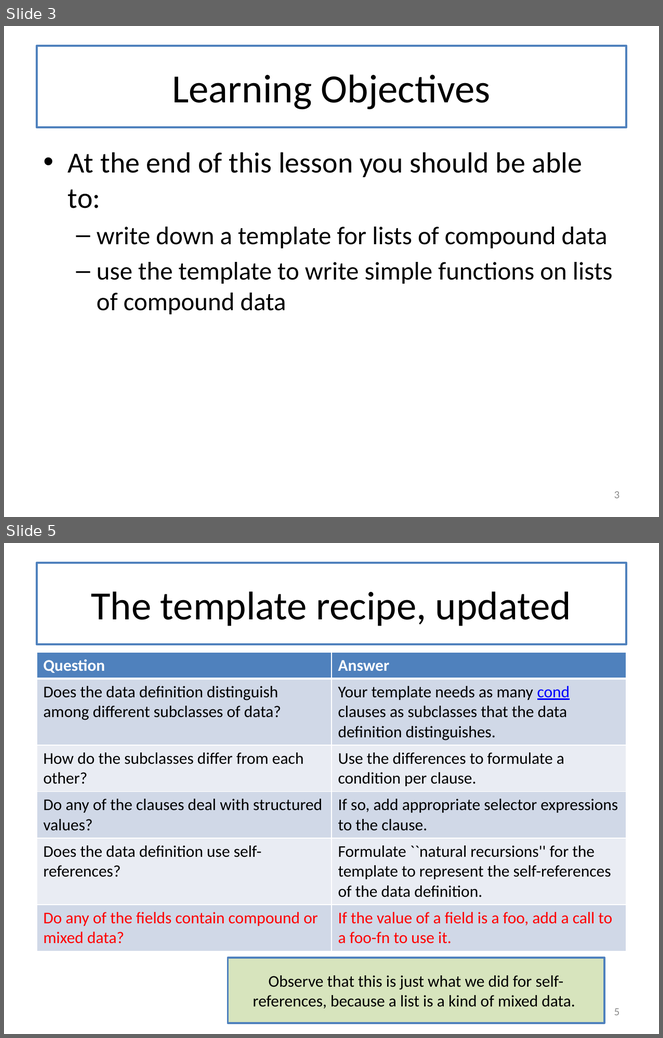
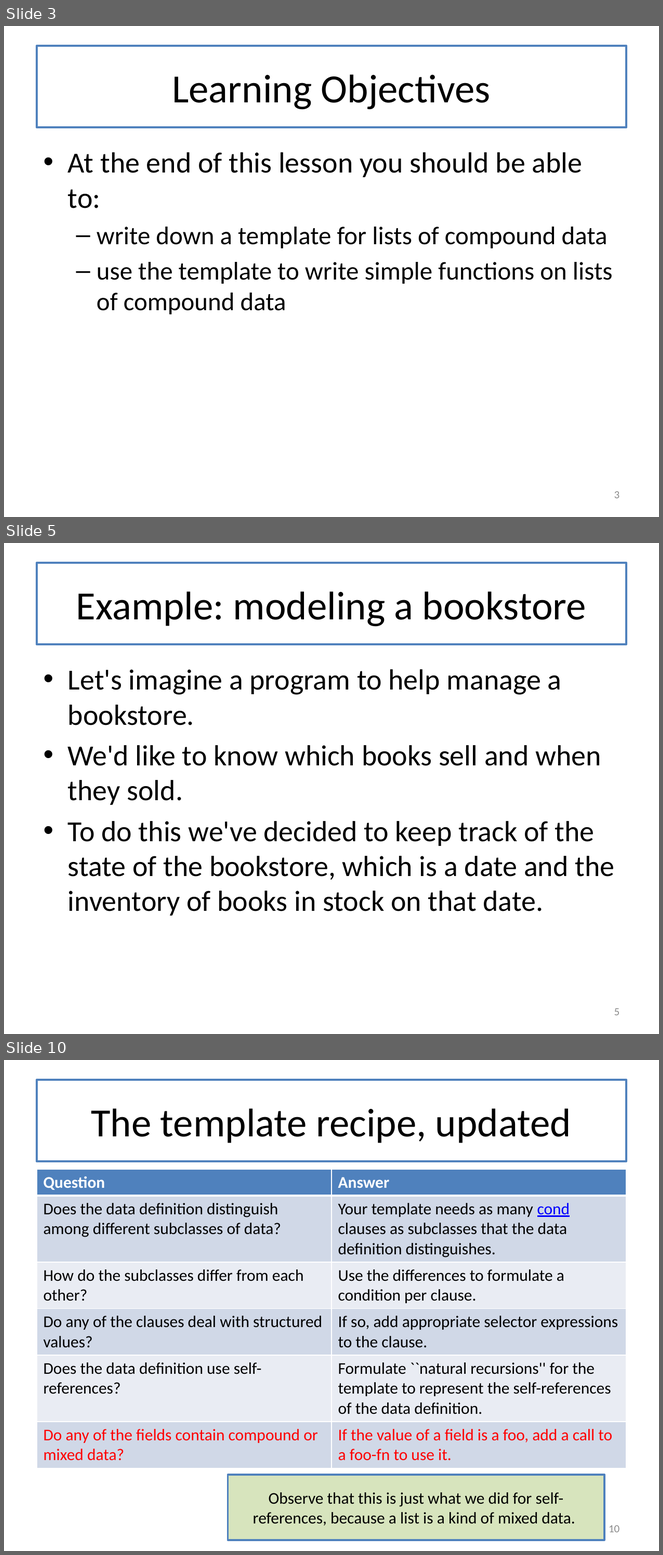
Before and after one commit to mwand/cs5010f16, a slide deck: Slides/Lesson 4.3 Lists of Structures.pptx. Shown one above the other, each under a label of ours: slides 3 and 5 before the commit, slides 3, 5 and 10 after it; the slides between them are not shown. The pictures are 663x1038 and 663x1555 pixels, drawn with LibreOffice and Linux fonts; fonts in the diff are those of the drawing. Boxes give left, top, right and bottom in pixels: in the first picture for what was removed or moved away, otherwise in the second. Text is boxed around its words. In the diff, an @@ line names an element or a change of style, - is before the commit and + after.

```diff
--- a/Slides/Lesson 4.3 Lists of Structures.pptx
+++ b/Slides/Lesson 4.3 Lists of Structures.pptx
@@ slide 5 added at <box>4,543,659,1034</box>, background #FFFFFF @@
@@ title added at <box>37,563,626,644</box>, fill #FFFFFF, outline #4F81BD 2.25 pt, 44 pt, text #000000 @@
+Example: modeling a bookstore
@@ text added at <box>68,669,614,916</box>, 32 pt, text #000000 @@
+• Let's imagine a program to help manage a bookstore.
+• We'd like to know which books sell and when they sold.
+• To do this we've decided to keep track of the state of the bookstore, which is a date and the inventory of books in stock on that date.
@@ page number added at <box>614,1008,620,1016</box>, 12 pt, text #8C8C8C @@
+5
@@ what was slide 5 is now slide 10 @@
@@ page number at <box>609,1525,620,1533</box>: text changed @@
-5
+10
```
Also in this commit, not shown: 3 slides changed, 2 other slides added, 1 slide removed, 4 other files.
